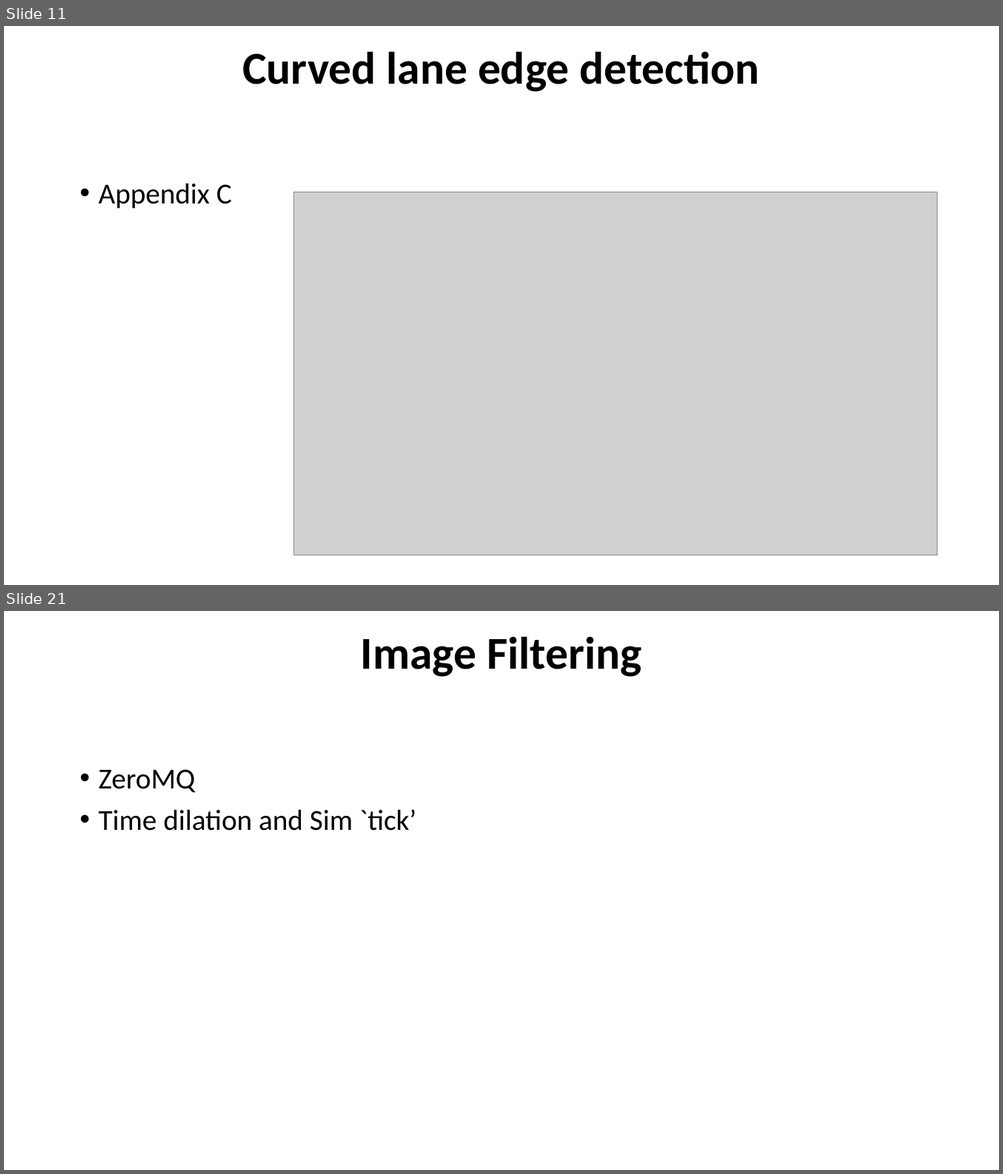
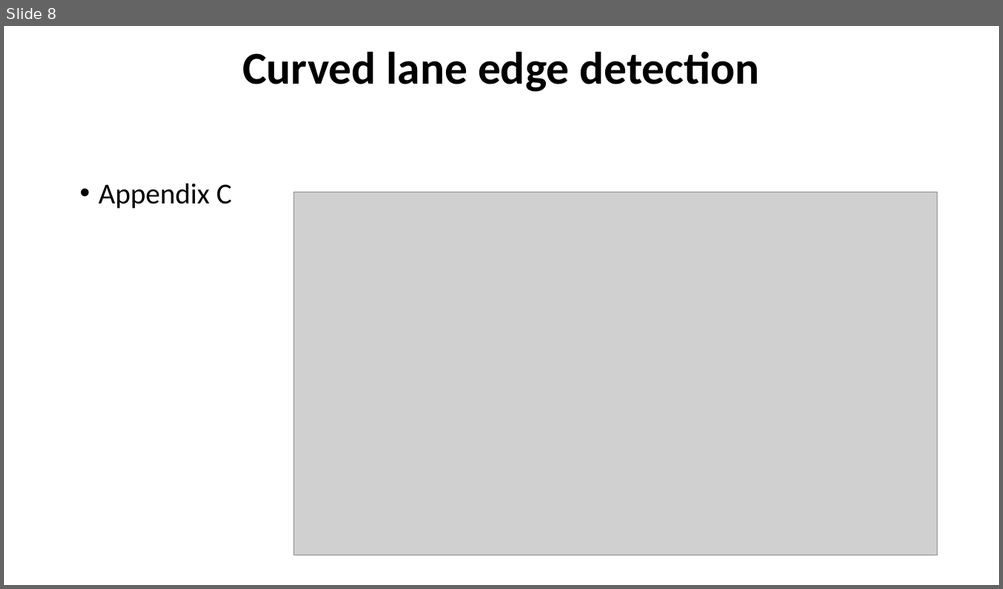
Before and after one commit to MickWPM/Thesis, a slide deck: Docs/InterimVivaReferences.pptx. Shown one above the other, each under a label of ours: slides 11 and 21 before the commit, slide 8 after it; the slides between them are not shown. The pictures are 1003x1174 and 1003x589 pixels, drawn with LibreOffice and Linux fonts; fonts in the diff are those of the drawing; grey boxes stand for pictures. Boxes give left, top, right and bottom in pixels: in the first picture for what was removed or moved away, otherwise in the second. Text is boxed around its words. In the diff, an @@ line names an element or a change of style, - is before the commit and + after.

```diff
--- a/Docs/InterimVivaReferences.pptx
+++ b/Docs/InterimVivaReferences.pptx
@@ slide 21 removed at [4,611,999,1170], background #FFFFFF @@
@@ text removed at [361,636,641,677] @@
-Image Filtering
@@ text removed at [99,769,416,831] @@
-• ZeroMQ
-• Time dilation and Sim `tick’
@@ what was slide 11 is now slide 8 @@
```
Also in this commit, not shown: 5 slides changed, 2 slides added, 11 other slides removed.
